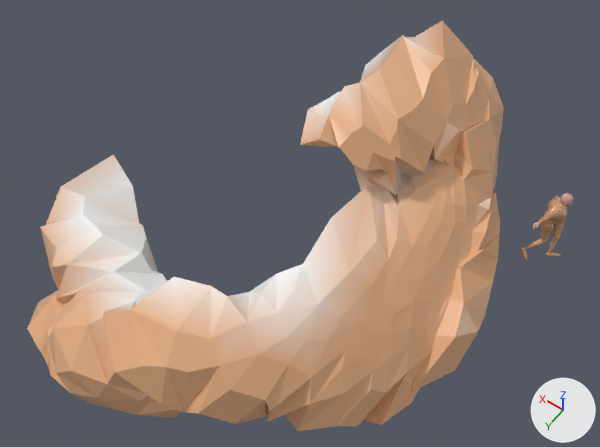
A saved change to the glTF model quatro-momentos/jogo/hdn/a/g9_0.glb.
One viewpoint serves both versions: a 50 mm lens placed at (-178.56, -154.61, -32.71), pointed at (-169.89, -166.74, -51.78). Every picture has the same lights, and +X, +Y and +Z are marked at lower right. The first picture is the older version. Where no turn or scale is listed for an object, it has been applied to the vertices.
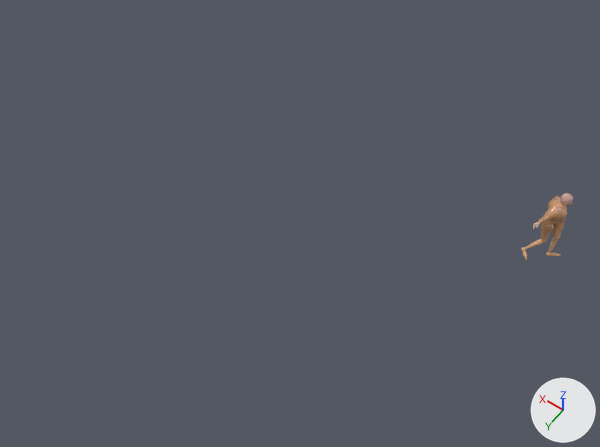
Pixel boxes (x1, y1, x2, y2) of what changed, in the pictures (600 x 447 px):
'Mesh_2', deleted (beige): before (27, 20, 504, 431)

The change, as a diff of the scene's bpy script:
```diff
--- a/quatro-momentos/jogo/hdn/a/g9_0.glb.py
+++ b/quatro-momentos/jogo/hdn/a/g9_0.glb.py
@@ ob_mesh_2 @@
-ob_mesh_2 = bpy.data.objects.new('Mesh_2', me_mesh_2)
-ob_mesh_2.location = (-212.63, -151.51, -56.09)
```
